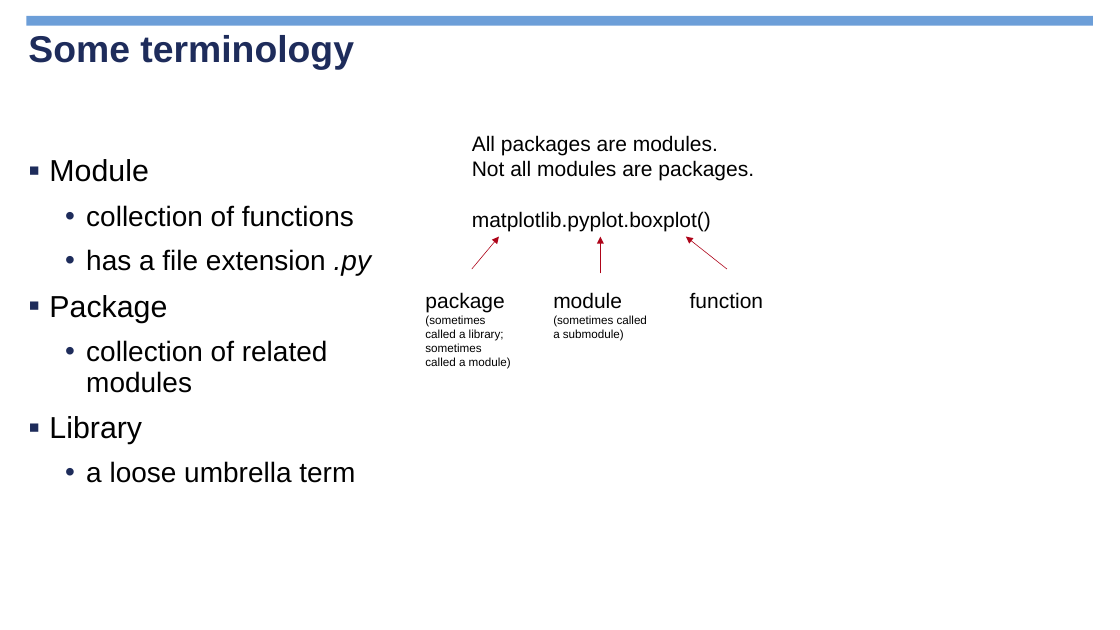
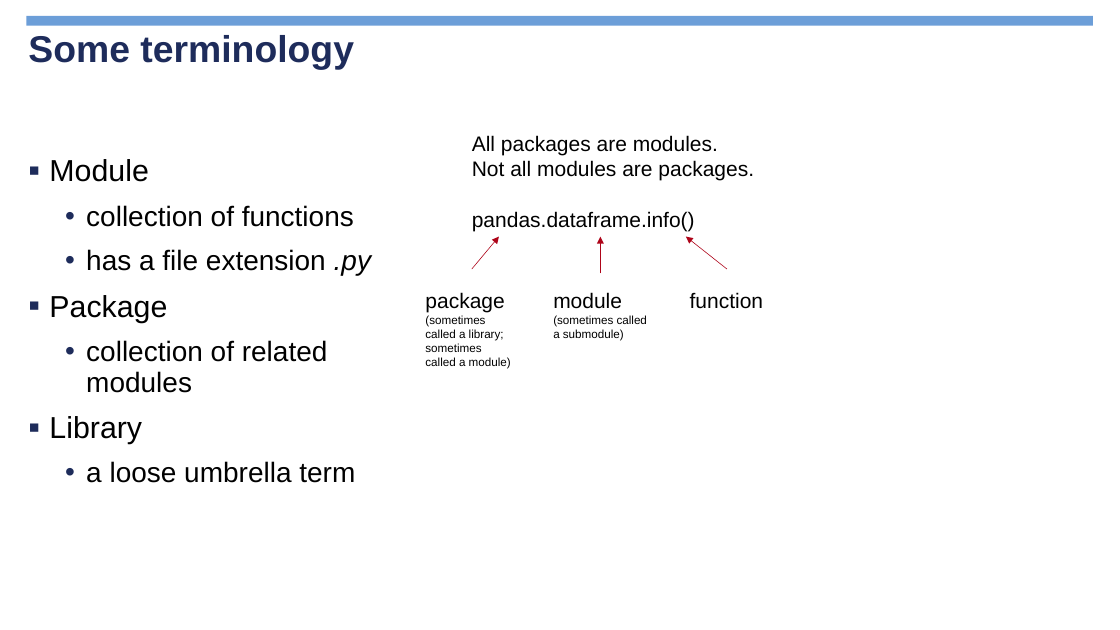
Before and after one commit to jimcody2014/Python-CDC, a slide deck: slide 16 of Intro to Python/Introduction to Python 2022.pptx (slide 17 before the commit). Drawn at 1120x630 pixels with LibreOffice and Linux fonts; fonts in the diff are those of the drawing; background and template pictures are left out. Boxes give left, top, right and bottom in pixels: in the first picture for what was removed or moved away, otherwise in the second. Text is boxed around its words. In the diff, an @@ line names an element or a change of style, - is before the commit and + after.

```diff
--- a/Intro to Python/Introduction to Python 2022.pptx
+++ b/Intro to Python/Introduction to Python 2022.pptx
@@ text at <box>472,211,695,231</box>: text changed @@
-matplotlib.pyplot.boxplot()
+pandas.dataframe.info()
```
Also in this commit, not shown: 8 slides added, 48 other files.
